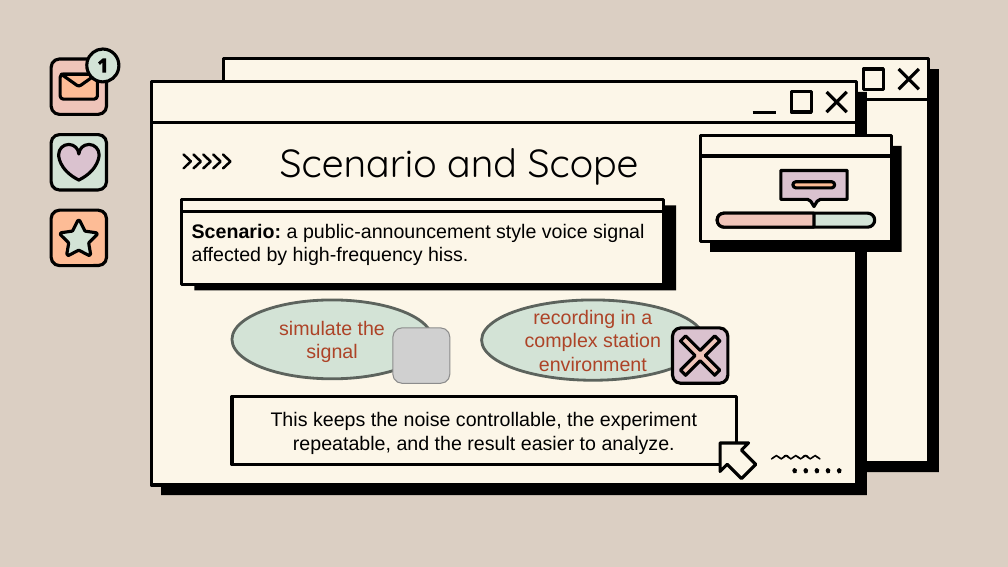
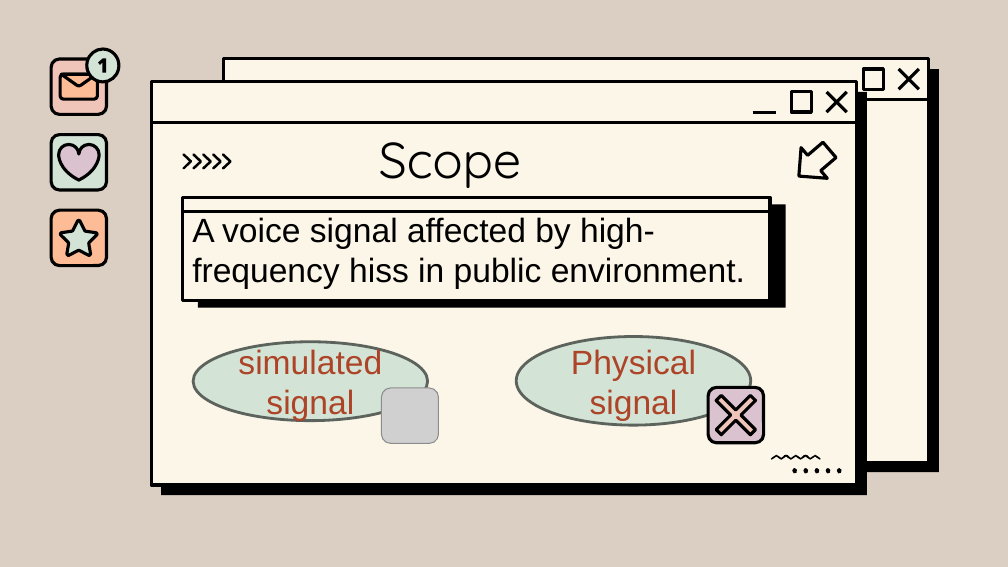
Before and after one commit to Xiejz959/2026-Signal-System-Pres, a slide deck: slide 5 of Slide/Slide_draft_4.0.pptx. Drawn at 1008x567 pixels with LibreOffice and Linux fonts; fonts in the diff are those of the drawing; grey boxes stand for pictures; background and template pictures are left out. Boxes give left, top, right and bottom in pixels: in the first picture for what was removed or moved away, otherwise in the second. Text is boxed around its words. In the diff, an @@ line names an element or a change of style, - is before the commit and + after.

```diff
--- a/Slide/Slide_draft_4.0.pptx
+++ b/Slide/Slide_draft_4.0.pptx
@@ title at box(379, 142, 522, 188): text changed; size 28 to 36 pt @@
-Scenario and Scope
+Scope
@@ up arrow at box(786, 135, 843, 192): rotation 315 to 229 degrees @@
@@ rounded rectangle "A voice signal affected by ...": place and size @@
-rounded rectangle "A voice signal affected by ..." at box(181, 200, 663, 284)
+rounded rectangle "A voice signal affected by ..." at box(182, 198, 770, 300)
@@ rounded rectangle: place and size @@
-rounded rectangle at box(195, 206, 676, 290)
+rounded rectangle at box(198, 205, 785, 307)
@@ group removed at box(701, 136, 901, 252): 4 freeform shapes, 2 rounded rectangles, 1 line @@
@@ line moved from (181, 212) - (663, 212) to (182, 212) - (770, 212) @@
@@ text in rounded rectangle at box(192, 217, 745, 289): text changed; size 14 to 24 pt @@
-Scenario: a public-announcement style voice signal affected by high-frequency hiss.
+A voice signal affected by high-frequency hiss in public environment.
@@ ellipse "simulated signal": place and size @@
-ellipse "simulated signal" at box(232, 300, 432, 379)
+ellipse "simulated signal" at box(194, 342, 428, 420)
@@ text in ellipse at box(238, 347, 382, 421): text changed; size 14 to 24 pt @@
-simulate the signal
+simulated signal
@@ ellipse "Physical signal": place and size @@
-ellipse "Physical signal" at box(482, 300, 705, 381)
+ellipse "Physical signal" at box(516, 337, 751, 425)
@@ text in ellipse at box(571, 349, 696, 421): text changed; size 14 to 24 pt @@
-recording in a complex station environment
+Physical signal
@@ picture: place and size @@
-picture at box(393, 328, 451, 383)
+picture at box(381, 388, 438, 444)
@@ plus: place and size @@
-plus at box(666, 322, 735, 390)
+plus at box(702, 381, 770, 450)
@@ rounded rectangle: place and size @@
-rounded rectangle at box(672, 328, 728, 383)
+rounded rectangle at box(709, 387, 764, 443)
@@ rectangle removed at box(232, 396, 736, 465) @@
-This keeps the noise controllable, the experiment repeatable, and the result easier to analyze.
```
Also in this commit, not shown: 13 other slides changed, 1 slide added, 2 slides removed, 5 other files.
